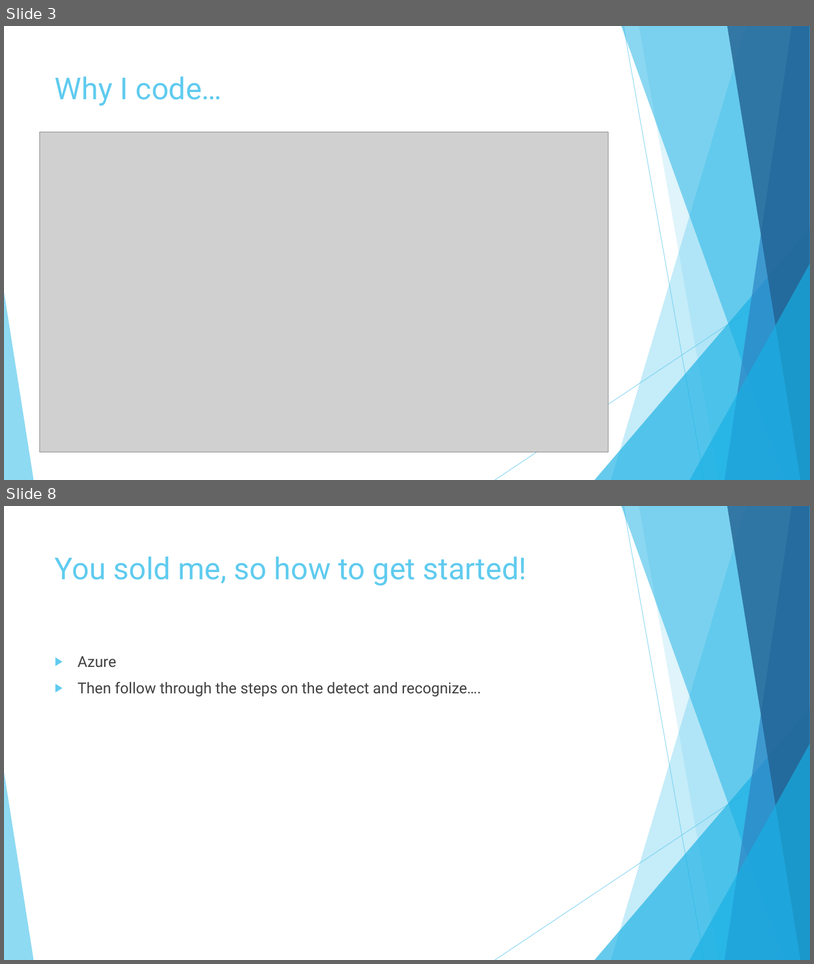
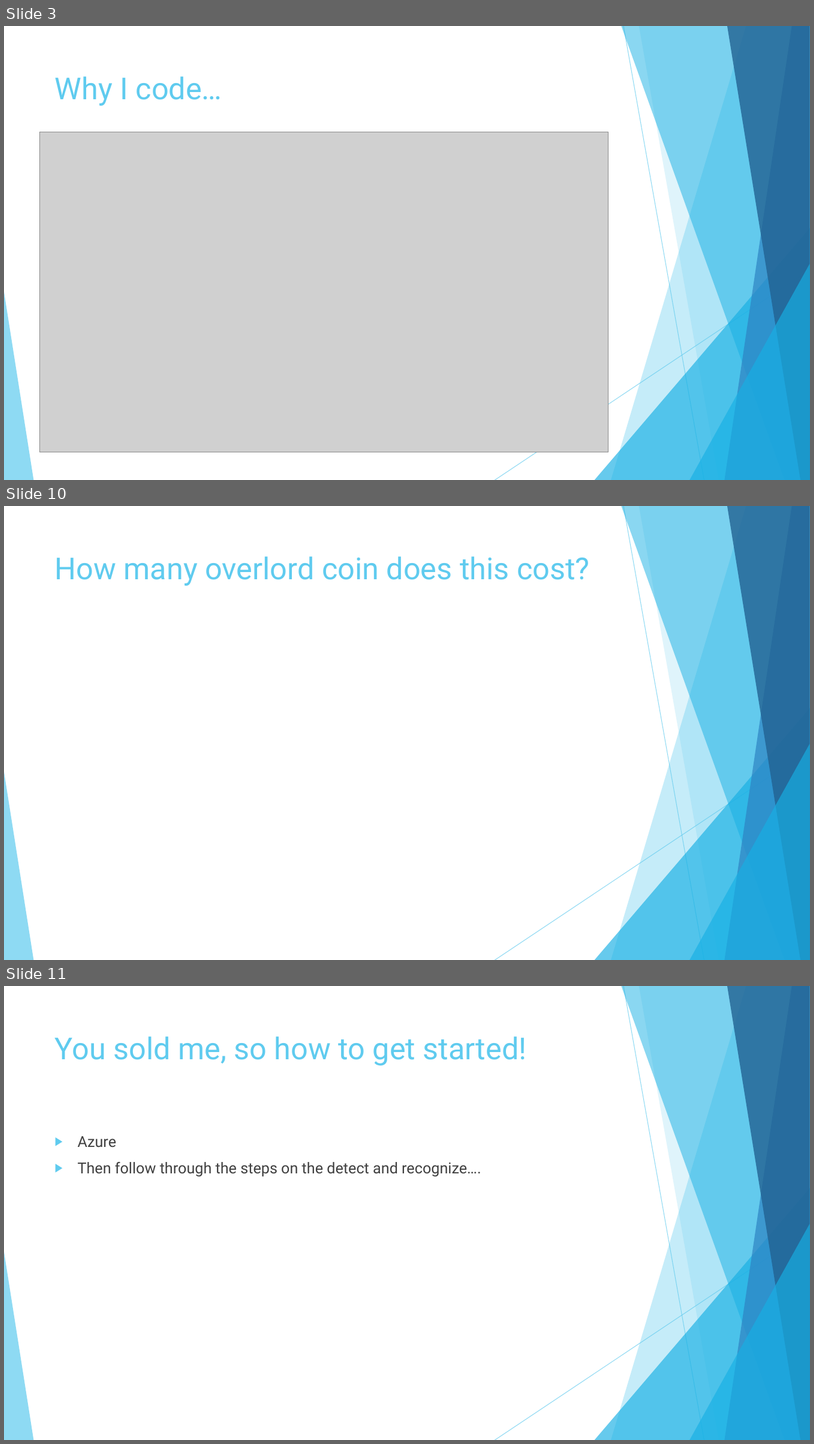
Before and after one commit to pulcher/Robot-Overlord-TV, a slide deck: roltv.pptx. Shown one above the other, each under a label of ours: slides 3 and 8 before the commit, slides 3, 10 and 11 after it; the slides between them are not shown. The pictures are 814x964 and 814x1444 pixels, drawn with LibreOffice and Linux fonts; fonts in the diff are those of the drawing; grey boxes stand for pictures. Boxes give left, top, right and bottom in pixels: in the first picture for what was removed or moved away, otherwise in the second. Text is boxed around its words. In the diff, an @@ line names an element or a change of style, - is before the commit and + after.

```diff
--- a/roltv.pptx
+++ b/roltv.pptx
@@ slide 10 added at [4, 506, 810, 960], background #FFFFFF; not listed: 10 template elements that a slide beside it also shows @@
@@ title added at [55, 556, 590, 586], 36 pt, text #5FCBEF @@
+How many overlord coin does this cost?
@@ what was slide 8 is now slide 11 @@
```
Also in this commit, not shown: 4 slides changed, 4 other slides added, 2 slides removed.
